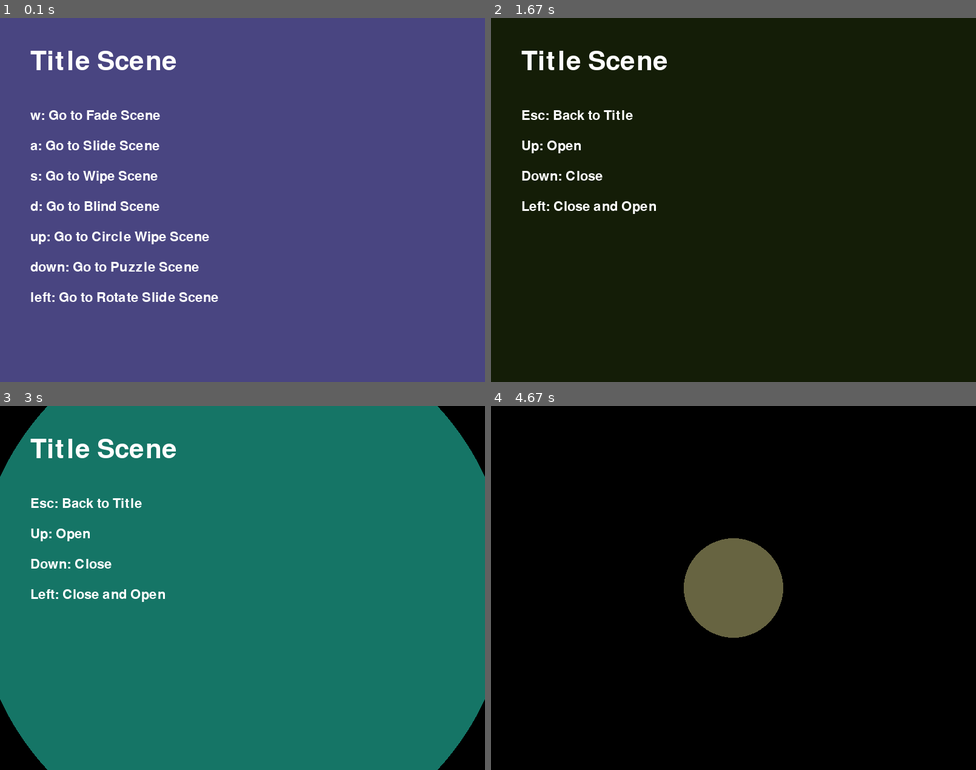
Above: before the commit, frames 1-4 (two rows, left to right).
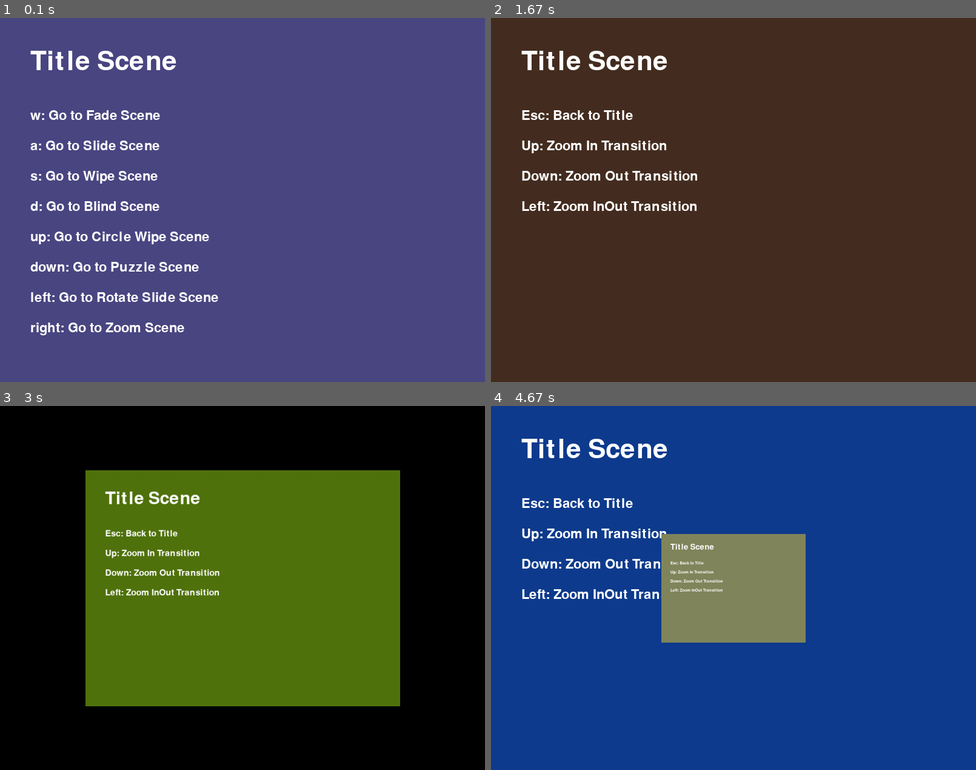
Above: after the commit, the same moments.

Repository: Fuga578/pygame-SceneTransition
Game: pygame game, started from main.py
The game is run twice, just before and just after one commit, with the same random seed, the same clock (stepped at 60 frames per second) and the same inputs.
Inputs:
- Up to frame 1 (0.1 s): no input
- Up to frame 2 (1.67 s): hold Right 0.33-0.8 s; hold Up 0.83-1.13 s
- Up to frame 3 (3 s): hold Left 1.67-2.2 s; hold Down 2.23-2.53 s; hold Left 2.57-2.97 s
- Up to frame 4 (4.67 s): hold Up 3-3.37 s; hold Right 3.4-4.03 s; hold Down 4.07-4.43 s; hold Left from 4.47 s (still down)

The runs differ from the first frame. In frame 1, 0.4% of the frame differs, in the area x 6-38%, y 83-88%; in frame 2, 99%; in frame 3, 97%; in frame 4, 100%, in the area x 0-100%, y 0-100%.

Commit message:
#1 zoom遷移処理実装

Diff:
--- a/scripts/scene/ids.py
+++ b/scripts/scene/ids.py
@@ -10,3 +10,4 @@
     CIRCLE_WIPE = auto()    # 円形ワイプ遷移デモシーン
     PUZZLE = auto()  # パズル遷移デモシーン
     ROTATE_WIPE = auto()  # 回転ワイプ遷移デモシーン
+    ZOOM = auto()  # ズーム遷移デモシーン
--- a/scripts/scene/manager.py
+++ b/scripts/scene/manager.py
@@ -8,6 +8,7 @@
 from scripts.scene.circle_wipe import CircleWipeScene
 from scripts.scene.puzzle import PuzzleScene
 from scripts.scene.rotate_wipe import RotateWipeScene
+from scripts.scene.zoom import ZoomScene
 
 
 class SceneManager:
@@ -45,6 +46,8 @@
             return PuzzleScene(self.game, self)
         elif scene_id == SceneID.ROTATE_WIPE:
             return RotateWipeScene(self.game, self)
+        elif scene_id == SceneID.ZOOM:
+            return ZoomScene(self.game, self)
         else:
             raise ValueError(f"未知の SceneID: {scene_id}")
 
--- a/scripts/scene/title.py
+++ b/scripts/scene/title.py
@@ -8,6 +8,7 @@
 from scripts.transition.circle_wipe import CircleWipeTransition, CircleWipeMode
 from scripts.transition.puzzle import PuzzleTransition
 from scripts.transition.rotate_wipe import RotateWipeTransition, RotateWipeDirection
+from scripts.transition.zoom import ZoomTransition, ZoomMode
 
 
 class TitleScene(Scene):
@@ -32,6 +33,7 @@
         self.circle_wipe_text = self.small_font.render("up: Go to Circle Wipe Scene", True, (255, 255, 255))
         self.puzzle_text = self.small_font.render("down: Go to Puzzle Scene", True, (255, 255, 255))
         self.rotate_slide_text = self.small_font.render("left: Go to Rotate Slide Scene", True, (255, 255, 255))
+        self.zoom_text = self.small_font.render("right: Go to Zoom Scene", True, (255, 255, 255))
 
         self.bg_color = (random.randint(0, 150), random.randint(0, 150), random.randint(0, 150))
 
@@ -71,6 +73,11 @@
                 SceneID.ROTATE_WIPE,
                 transition=RotateWipeTransition(duration=0.7, direction=RotateWipeDirection.LEFT)
             )
+        elif self.game.inputs["right"]:
+            self.manager.change_scene(
+                SceneID.ZOOM,
+                transition=ZoomTransition(duration=0.8, mode=ZoomMode.IN)
+            )
 
     def update(self, dt):
         pass
@@ -85,3 +92,4 @@
         surface.blit(self.circle_wipe_text, (50, 350))
         surface.blit(self.puzzle_text, (50, 400))
         surface.blit(self.rotate_slide_text, (50, 450))
+        surface.blit(self.zoom_text, (50, 500))
--- /dev/null
+++ b/scripts/scene/zoom.py
@@ -0,0 +1,63 @@
+import pygame
+import random
+from scripts.scene import Scene, SceneID
+from scripts.transition.zoom import ZoomTransition, ZoomMode
+
+
+class ZoomScene(Scene):
+    """
+    ズームシーンクラス
+
+    Args:
+        game (Game): ゲームオブジェクト
+        manager (SceneManager): シーンマネージャー
+    """
+
+    def __init__(self, game, manager):
+        self.game = game
+        self.manager = manager
+
+        self.font = pygame.font.SysFont(None, 64)
+        self.title_text = self.font.render("Title Scene", True, (255, 255, 255))
+
+        self.small_font = pygame.font.SysFont(None, 32)
+        self.back_text = self.small_font.render("Esc: Back to Title", True, (255, 255, 255))
+        self.zoom_in_text = self.small_font.render("Up: Zoom In Transition", True, (255, 255, 255))
+        self.zoom_out_text = self.small_font.render("Down: Zoom Out Transition", True, (255, 255, 255))
+        self.zoom_inout_text = self.small_font.render("Left: Zoom InOut Transition", True, (255, 255, 255))
+
+        self.bg_color = (random.randint(0, 150), random.randint(0, 150), random.randint(0, 150))
+
+    def handle(self):
+        # タイトルに戻る
+        if self.game.inputs["esc"]:
+            self.manager.change_scene(SceneID.TITLE)
+        # ズームイン
+        if self.game.inputs["up"]:
+            self.manager.change_scene(
+                SceneID.ZOOM,
+                transition=ZoomTransition(duration=0.8, mode=ZoomMode.IN)
+            )
+        # ズームアウト
+        if self.game.inputs["down"]:
+            self.manager.change_scene(
+                SceneID.ZOOM,
+                transition=ZoomTransition(duration=0.8, mode=ZoomMode.OUT)
+            )
+        # ズームインアウト
+        if self.game.inputs["left"]:
+            self.manager.change_scene(
+                SceneID.ZOOM,
+                transition=ZoomTransition(duration=1.6, mode=ZoomMode.INOUT)
+            )
+
+    def update(self, dt):
+        pass
+
+    def render(self, surface):
+        surface.fill(self.bg_color)
+        surface.blit(self.title_text, (50, 50))
+        surface.blit(self.back_text, (50, 150))
+        surface.blit(self.zoom_in_text, (50, 200))
+        surface.blit(self.zoom_out_text, (50, 250))
+        surface.blit(self.zoom_inout_text, (50, 300))
--- a/scripts/transition/__init__.py
+++ b/scripts/transition/__init__.py
@@ -6,6 +6,7 @@
 from .blind import BlindTransition, BlindDirection
 from .puzzle import PuzzleTransition
 from .rotate_wipe import RotateWipeTransition, RotateWipeDirection
+from .zoom import ZoomTransition, ZoomMode
 
 __all__ = [
     "Transition",
@@ -22,4 +23,6 @@
     "PuzzleTransition",
     "RotateWipeTransition",
     "RotateWipeDirection",
+    "ZoomTransition",
+    "ZoomMode",
 ]
--- /dev/null
+++ b/scripts/transition/zoom.py
@@ -0,0 +1,87 @@
+import pygame
+from enum import Enum
+from scripts.transition import Transition
+
+
+class ZoomMode(Enum):
+    IN = "in"      # new をズームインさせて登場
+    OUT = "out"    # old をズームアウトさせて退場
+    INOUT = "inout"  # （お好みで）old縮小->new拡大 みたいな複合もできる
+
+
+class ZoomTransition(Transition):
+    """
+    ズームトランジション
+
+    Args:
+        duration (float): 遷移時間（秒）
+        mode (ZoomMode): ズームモード
+        min_scale (float): 最小スケール（OUTやINOUTでどこまで縮めるか）
+        max_scale (float): 最大スケール（INでどこから拡大してくるか）
+        bg_color (tuple): INOUT のときに使う背景色
+    """
+    def __init__(
+        self,
+        duration: float = 0.7,
+        mode: ZoomMode = ZoomMode.IN,
+        min_scale: float = 0.01,
+        max_scale: float = 2.0,
+        bg_color=None,
+    ):
+        super().__init__(duration)
+        self.mode = mode
+        self.min_scale = min_scale
+        self.max_scale = max_scale
+        self.bg_color = bg_color or (0, 0, 0)
+
+    def render(self, surface, old_surface, new_surface):
+        t = max(0.0, min(1.0, self.elapsed / self.duration))
+        w, h = surface.get_size()
+        cx, cy = w // 2, h // 2
+
+        # --- IN: new がズームインして登場 ---
+        if self.mode is ZoomMode.IN:
+            surface.blit(old_surface, (0, 0))
+
+            scale = self.max_scale - (self.max_scale - 1.0) * t  # max -> 1.0
+            zw, zh = max(1, int(w * scale)), max(1, int(h * scale))
+            zoomed = pygame.transform.smoothscale(new_surface, (zw, zh))
+            rect = zoomed.get_rect(center=(cx, cy))
+            surface.blit(zoomed, rect.topleft)
+
+        # --- OUT: old がズームアウトして退場 ---
+        elif self.mode is ZoomMode.OUT:
+            surface.blit(new_surface, (0, 0))
+
+            scale = 1.0 - (1.0 - self.min_scale) * t  # 1.0 -> min_scale
+            zw, zh = max(1, int(w * scale)), max(1, int(h * scale))
+            zoomed = pygame.transform.smoothscale(old_surface, (zw, zh))
+            rect = zoomed.get_rect(center=(cx, cy))
+            surface.blit(zoomed, rect.topleft)
+
+        # --- INOUT: old縮小 -> new拡大（背景は bg_color） ---
+        elif self.mode is ZoomMode.INOUT:
+            if t < 0.5:
+                # 前半: old を縮小して消える
+                local = t / 0.5  # 0 → 1
+
+                scale = 1.0 - (1.0 - self.min_scale) * local  # 1.0 -> min_scale
+                zw, zh = max(1, int(w * scale)), max(1, int(h * scale))
+                zoomed = pygame.transform.smoothscale(old_surface, (zw, zh))
+                rect = zoomed.get_rect(center=(cx, cy))
+
+                # 背景は old/new ではなく、常に bg_color
+                surface.fill(self.bg_color)
+                surface.blit(zoomed, rect.topleft)
+
+            else:
+                # 後半: new を拡大して現れる
+                local = (t - 0.5) / 0.5  # 0 → 1
+
+                scale = self.min_scale + (1.0 - self.min_scale) * local  # min_scale -> 1.0
+                zw, zh = max(1, int(w * scale)), max(1, int(h * scale))
+                zoomed = pygame.transform.smoothscale(new_surface, (zw, zh))
+                rect = zoomed.get_rect(center=(cx, cy))
+
+                surface.fill(self.bg_color)
+                surface.blit(zoomed, rect.topleft)
